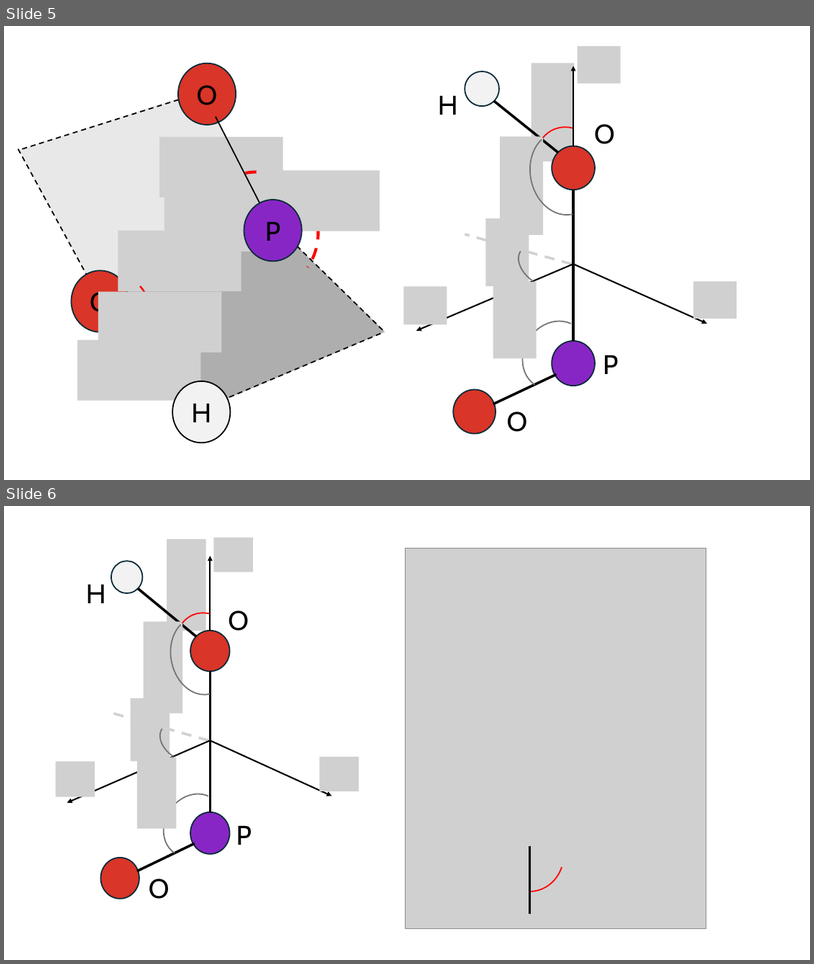
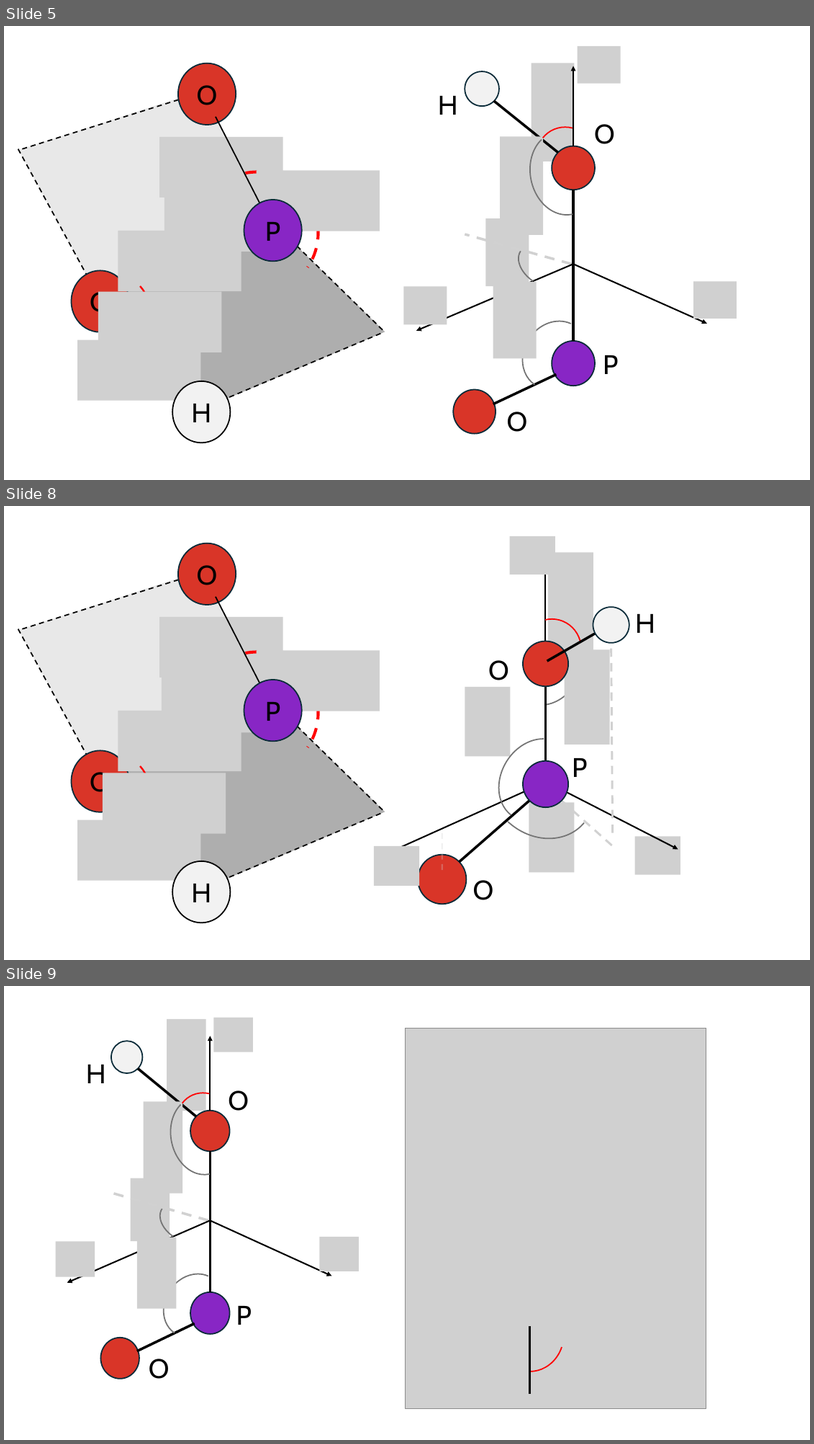
Before and after one commit to R-y-a-n-M-o-k/HOPO-Codes, a slide deck: manuscript_figures.pptx. Shown one above the other, each under a label of ours: slides 5 and 6 before the commit, slides 5, 8 and 9 after it; the slides between them are not shown. The pictures are 814x964 and 814x1444 pixels, drawn with LibreOffice and Linux fonts; fonts in the diff are those of the drawing; grey boxes stand for pictures. Boxes give left, top, right and bottom in pixels: in the first picture for what was removed or moved away, otherwise in the second. Text is boxed around its words. In the diff, an @@ line names an element or a change of style, - is before the commit and + after.

```diff
--- a/manuscript_figures.pptx
+++ b/manuscript_figures.pptx
@@ slide 8 added at bbox=[4, 506, 810, 960], background #FFFFFF @@
@@ group added at bbox=[18, 543, 385, 923]: 7 lines, 6 pictures, 4 ellipses, 3 arc (boxed as its full ellipse)s, 2 freeform shapes @@
+O
+O
+H
+P
@@ group added at bbox=[374, 536, 681, 904]: 7 pictures, 6 lines, 4 arc (boxed as its full ellipse)s, 4 ellipses, 4 texts, 3 arrows @@
+O
+O
+P
+H
@@ what was slide 6 is now slide 9 @@
```
Also in this commit, not shown: 2 other slides added, 19 other files.
